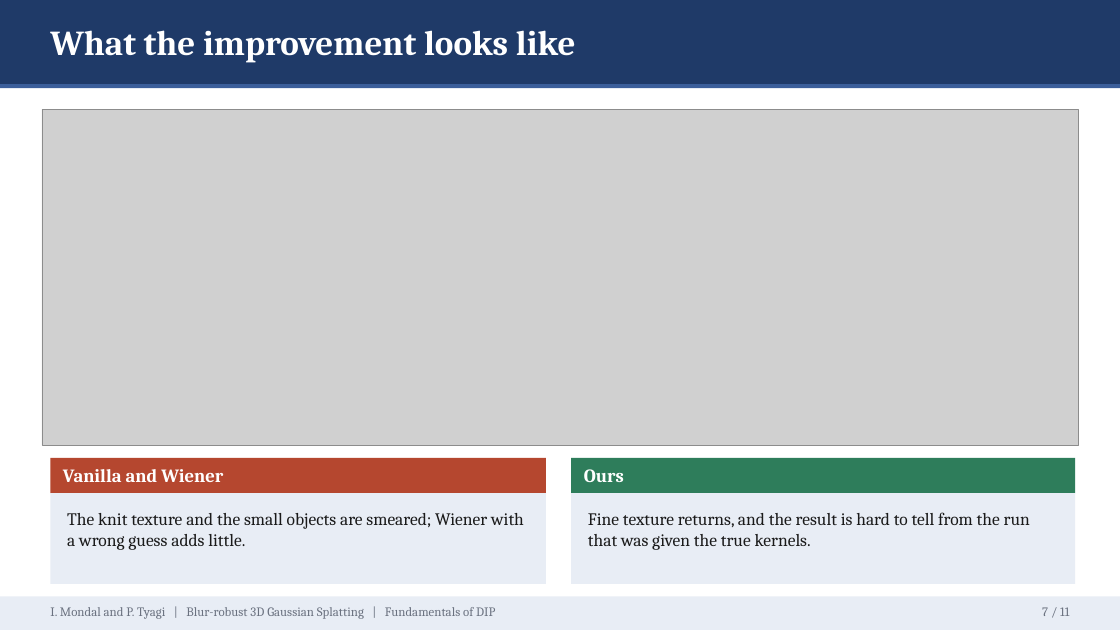
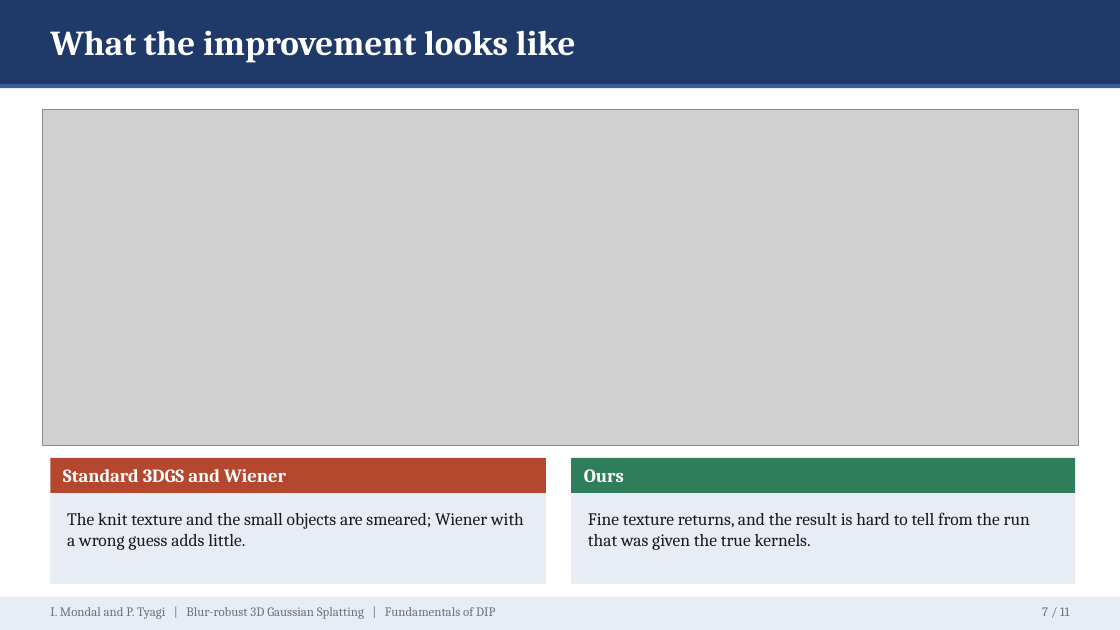
Before and after one commit to IshaanM05/blur-robust-3dgs, a slide deck: slide 7 of docs/slides.pptx. Drawn at 1120x630 pixels with LibreOffice and Linux fonts; fonts in the diff are those of the drawing; grey boxes stand for pictures. Boxes give left, top, right and bottom in pixels: in the first picture for what was removed or moved away, otherwise in the second. Text is boxed around its words. In the diff, an @@ line names an element or a change of style, - is before the commit and + after.

```diff
--- a/docs/slides.pptx
+++ b/docs/slides.pptx
@@ text at bbox=[63, 469, 286, 482]: text changed @@
-Vanilla and Wiener
+Standard 3DGS and Wiener
```
Also in this commit, not shown: 8 other slides changed, 1 other file.
